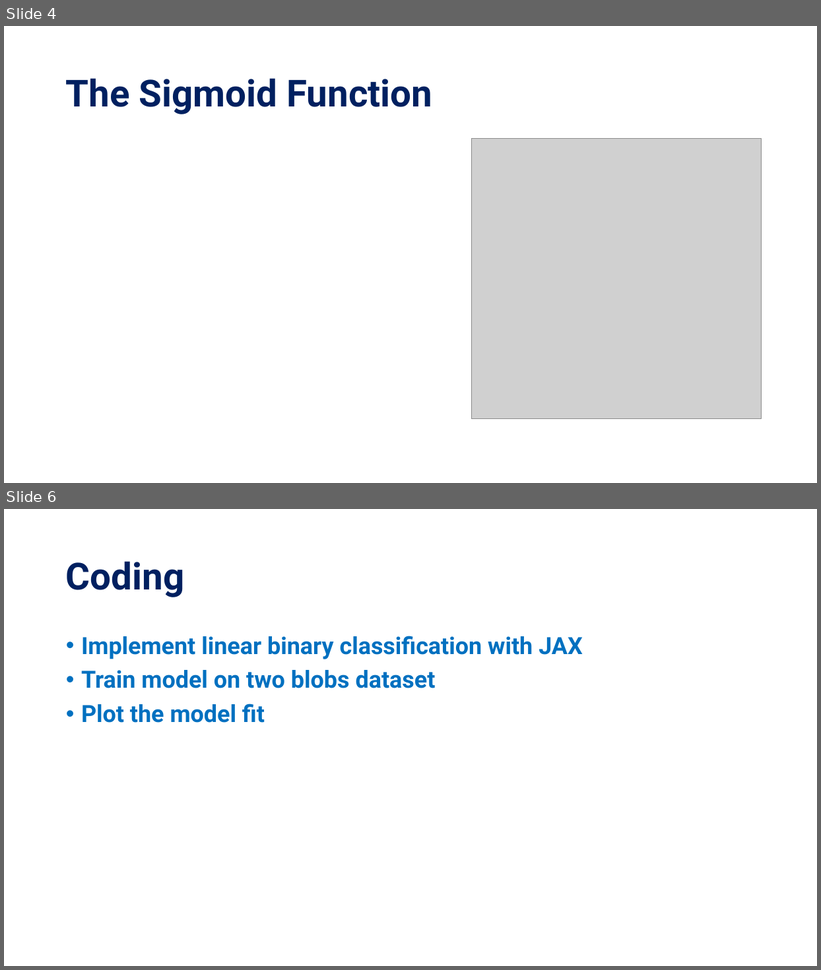
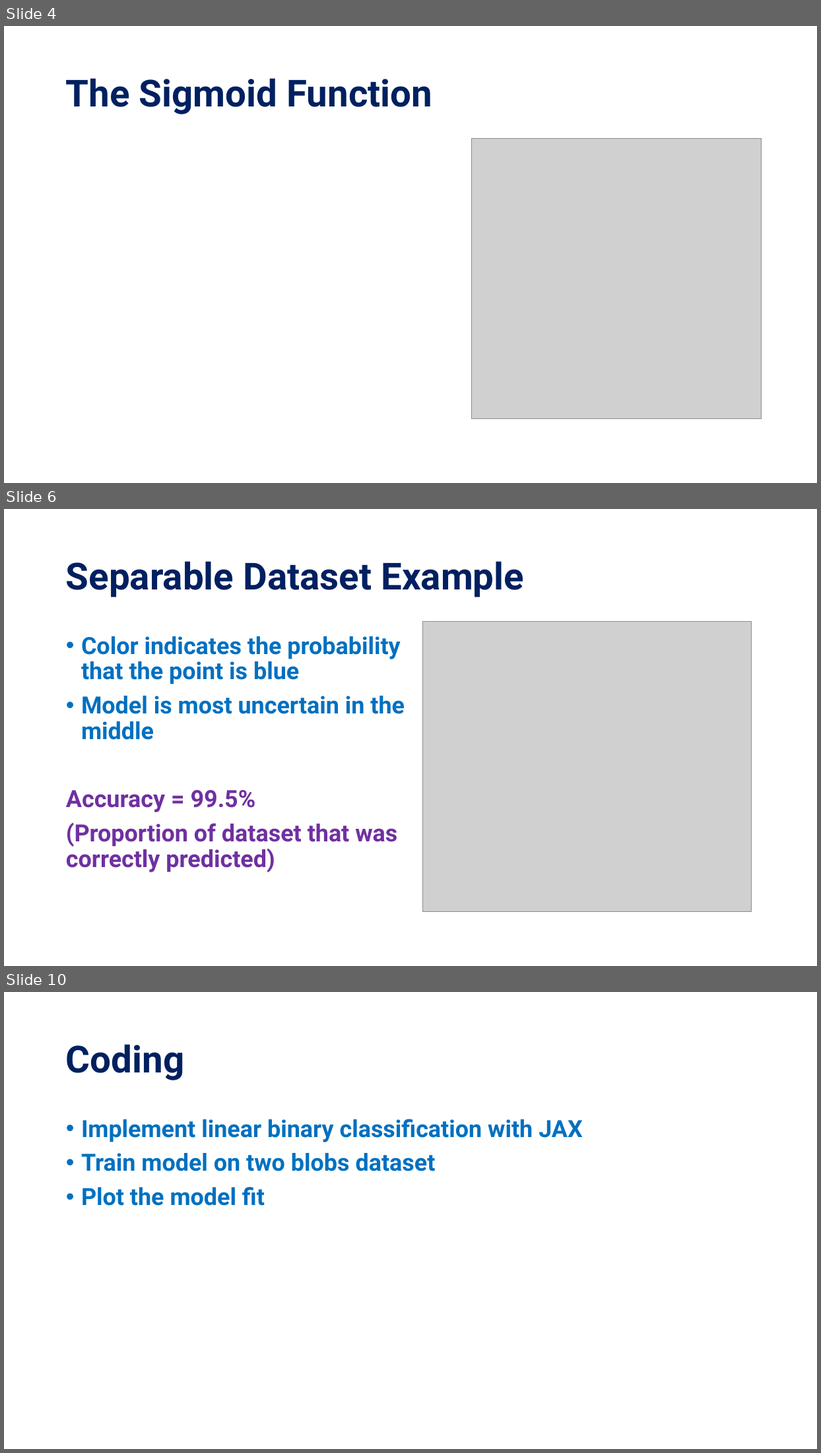
Before and after one commit to KISRDevelopment/python-ml-2025, a slide deck: slides/block9.pptx. Shown one above the other, each under a label of ours: slides 4 and 6 before the commit, slides 4, 6 and 10 after it; the slides between them are not shown. The pictures are 821x970 and 821x1453 pixels, drawn with LibreOffice and Linux fonts; fonts in the diff are those of the drawing; grey boxes stand for pictures. Boxes give left, top, right and bottom in pixels: in the first picture for what was removed or moved away, otherwise in the second. Text is boxed around its words. In the diff, an @@ line names an element or a change of style, - is before the commit and + after.

```diff
--- a/slides/block9.pptx
+++ b/slides/block9.pptx
@@ slide 6 added at [4, 509, 817, 966], background #FFFFFF @@
@@ title added at [66, 561, 524, 597], 44 pt, text #002060, bold @@
+Separable Dataset Example
@@ picture added at [423, 622, 751, 912] @@
@@ text added at [66, 636, 405, 873], 28 pt, text #0070C0, bold @@
+• Color indicates the probability that the point is blue
+• Model is most uncertain in the middle
+Accuracy = 99.5%
+(Proportion of dataset that was correctly predicted)
@@ what was slide 6 is now slide 10 @@
```
Also in this commit, not shown: 3 other slides added, 2 other files.
